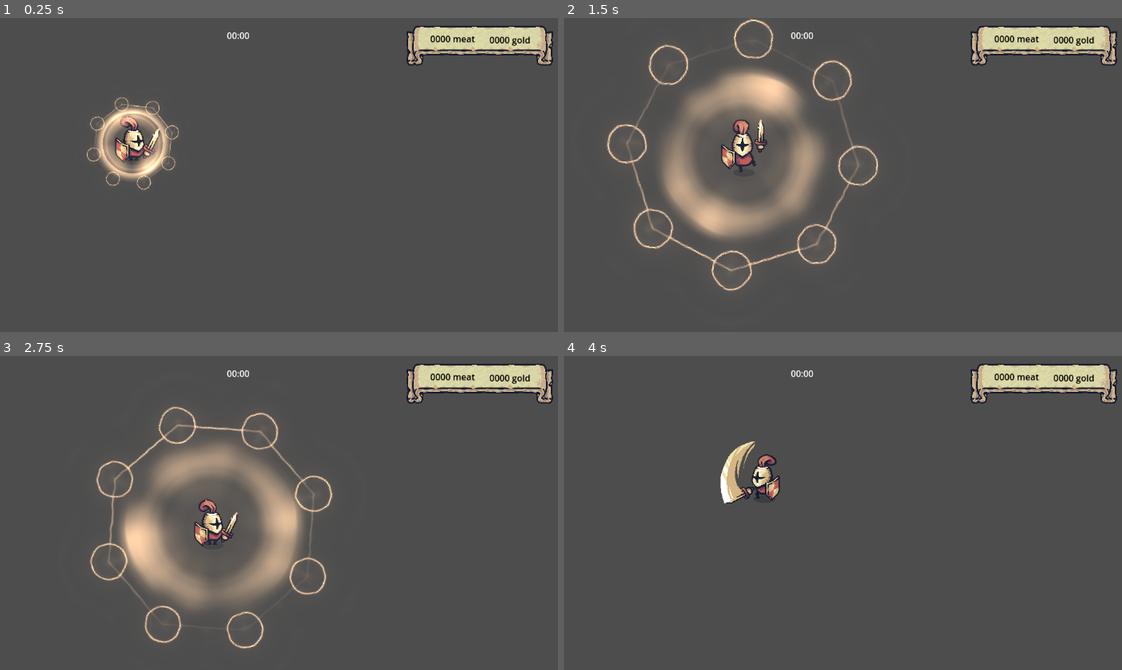
Above: before the commit, frames 1-4 (two rows, left to right).
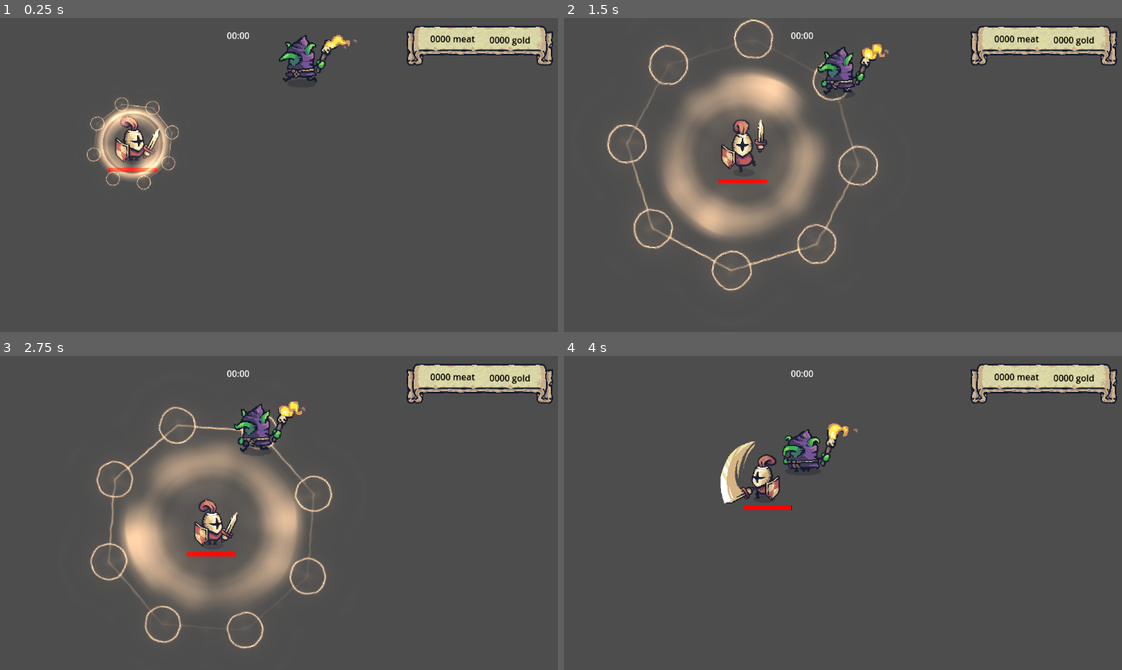
Above: after the commit, the same moments.

Repository: LostReny/DIO_TRILHA_GODOT
Game: Godot game, scene res://scenes/test_scene/test_ui.tscn
Same seed, same stepped clock (60 frames per second), same inputs: the game is played once before the commit and once after it. The project has no main scene, so this scene is started directly.
Inputs (mouse positions are in pixels of both pictures, inside the frame that each line leads up to):
- Up to frame 1 (0.25 s): no input
- Up to frame 2 (1.5 s): move the mouse to (943, 178) at 0.52 s; hold D (move_right) 0.53-1.28 s; click (943, 178) at 0.6 s; move the mouse to (675, 215) at 1.27 s; hold S (move_down) from 1.28 s (still down); click (675, 215) at 1.35 s
- Up to frame 3 (2.75 s): move the mouse to (301, 456) at 2.02 s; release S (move_down) at 2.03 s; hold D (move_right) from 2.03 s (still down); click (301, 456) at 2.1 s
- Up to frame 4 (4 s): move the mouse to (770, 607) at 2.77 s; release D (move_right) at 2.78 s; hold W (move_up) 2.78-3.53 s; click (770, 607) at 2.85 s; move the mouse to (993, 588) at 3.52 s; hold A (move_left) from 3.53 s (still down); click (993, 588) at 3.6 s

The runs differ from the first frame. In frame 1, 0.9% of the frame differs, in the area x 19-64%, y 5-50%; in frame 2, 1.0%; in frame 3, 1.1%, in the area x 33-55%, y 14-64%; in frame 4, 1.0%.

Commit message:
ProgressBar health

Diff:
--- a/Tiny_Swords/scenes/player.tscn
+++ b/Tiny_Swords/scenes/player.tscn
@@ -258,6 +258,12 @@
 [sub_resource type="CircleShape2D" id="CircleShape2D_iuywj"]
 radius = 35.0143
 
+[sub_resource type="StyleBoxFlat" id="StyleBoxFlat_p3wbt"]
+bg_color = Color(0, 0, 0, 1)
+
+[sub_resource type="StyleBoxFlat" id="StyleBoxFlat_7sogd"]
+bg_color = Color(1, 0, 0, 1)
+
 [node name="Player" type="CharacterBody2D" groups=["player"]]
 script = ExtResource("1_vhbty")
 life = 50
@@ -295,3 +301,19 @@
 [node name="CollisionShape2D" type="CollisionShape2D" parent="HitboxArea"]
 shape = SubResource("CircleShape2D_iuywj")
 debug_color = Color(0.482353, 0.439216, 1, 0.176471)
+
+[node name="HealphProgressBar" type="ProgressBar" parent="."]
+anchors_preset = 5
+anchor_left = 0.5
+anchor_right = 0.5
+offset_left = -44.0
+offset_top = 44.0
+offset_right = 44.0
+offset_bottom = 71.0
+grow_horizontal = 2
+scale = Vector2(1, 0.28)
+theme_override_styles/background = SubResource("StyleBoxFlat_p3wbt")
+theme_override_styles/fill = SubResource("StyleBoxFlat_7sogd")
+value = 100.0
+rounded = true
+show_percentage = false
--- a/Tiny_Swords/scenes/test_scene/test_ui.tscn
+++ b/Tiny_Swords/scenes/test_scene/test_ui.tscn
@@ -1,7 +1,8 @@
-[gd_scene load_steps=4 format=3 uid="uid://qaclsh5mu4q2"]
+[gd_scene load_steps=5 format=3 uid="uid://qaclsh5mu4q2"]
 
 [ext_resource type="PackedScene" uid="uid://cisa5sj6f40v4" path="res://scenes/player.tscn" id="1_nsocp"]
 [ext_resource type="Texture2D" uid="uid://clc00kugu5fky" path="res://addons/assets/Tiny Swords/UI/Banners/Banner_Horizontal.png" id="2_e5txk"]
+[ext_resource type="PackedScene" uid="uid://cve0hwu2lpxjp" path="res://scenes/goblin.tscn" id="3_53k8k"]
 
 [sub_resource type="StyleBoxTexture" id="StyleBoxTexture_icb5h"]
 texture = ExtResource("2_e5txk")
@@ -17,6 +18,7 @@
 
 [node name="Player" parent="." instance=ExtResource("1_nsocp")]
 position = Vector2(383, 227)
+life = 100
 
 [node name="CanvasLayer" type="CanvasLayer" parent="."]
 
@@ -76,3 +78,6 @@
 offset_right = 125.0
 offset_bottom = 35.0
 text = "0000 meat"
+
+[node name="Goblin" parent="." instance=ExtResource("3_53k8k")]
+position = Vector2(697, 114)
--- a/Tiny_Swords/scripts/player.gd
+++ b/Tiny_Swords/scripts/player.gd
@@ -20,6 +20,7 @@
 @onready var sprite2D: Sprite2D = $Sprite2D
 @onready var sword_area: Area2D = $SwordArea
 @onready var hitbox_area: Area2D = $HitboxArea
+@onready var progress_bar: ProgressBar = $HealphProgressBar
 
 var inputV : Vector2 = Vector2(0,0)
 var isRunning: bool = false
@@ -50,6 +51,10 @@
 
 	#ritual
 	update_ritual(delta)
+
+	#progressbar
+	progress_bar.max_value = max_life
+	progress_bar.value = life
 
 	pass
 
Not shown: 1 places in Tiny_Swords/scenes/player.tscn that only renumber resources
